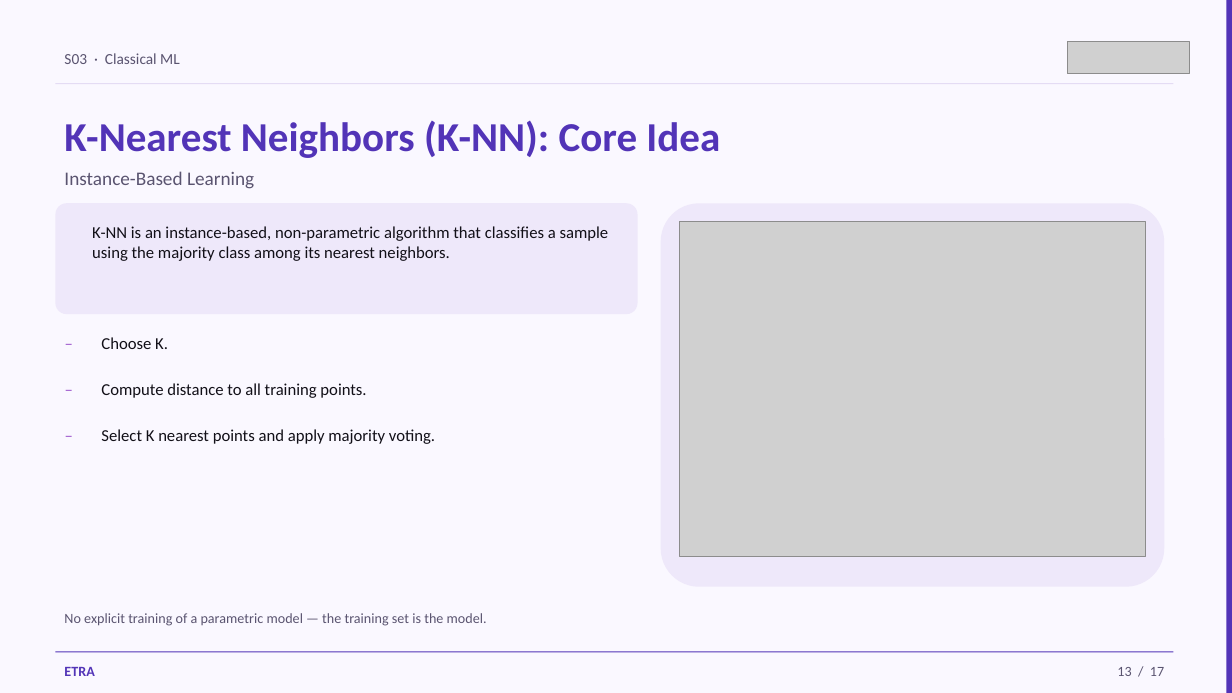
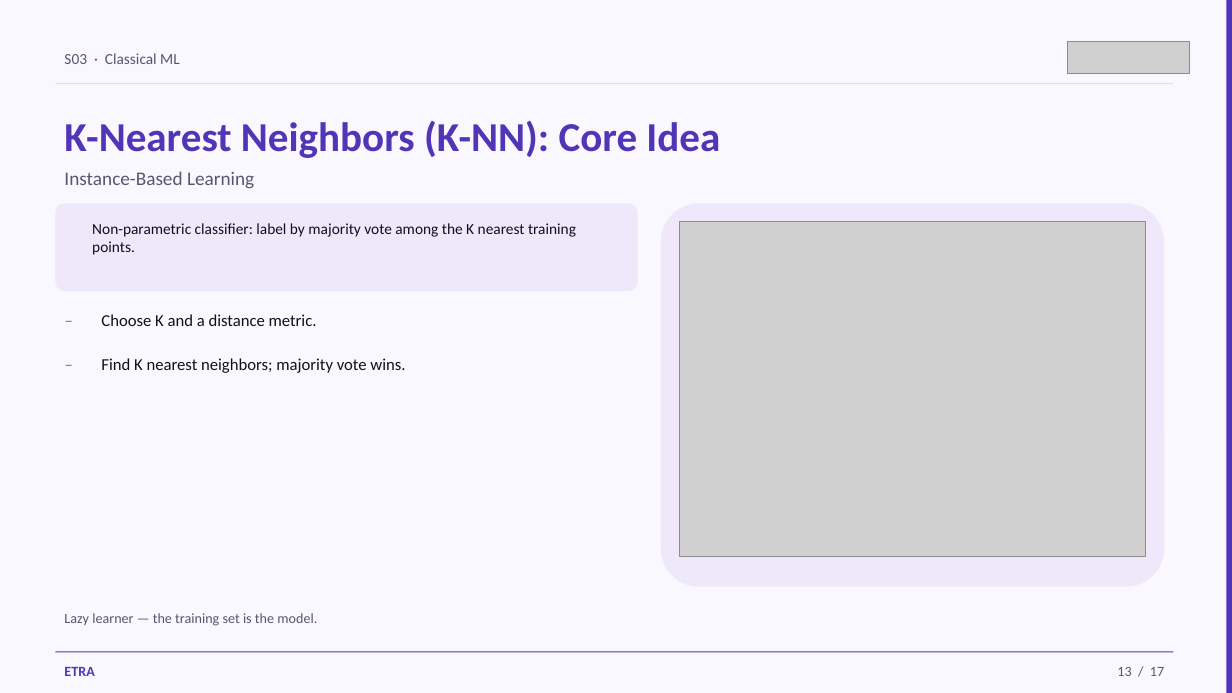
Before and after one commit to iksasa15/AI-ML, a slide deck: slide 13 of web-presentation/pdf-exports/Week1-Session3-Classification-Basics.pptx. Drawn at 1232x693 pixels with LibreOffice and Linux fonts; fonts in the diff are those of the drawing; grey boxes stand for pictures. Boxes give left, top, right and bottom in pixels: in the first picture for what was removed or moved away, otherwise in the second. Text is boxed around its words. In the diff, an @@ line names an element or a change of style, - is before the commit and + after.

Commit message:
feat: update Week 1, Session 3 PowerPoint content by refining definitions and enhancing clarity in explanations for improved educational effectiveness

```diff
--- a/web-presentation/pdf-exports/Week1-Session3-Classification-Basics.pptx
+++ b/web-presentation/pdf-exports/Week1-Session3-Classification-Basics.pptx
@@ rounded rectangle: place and size @@
-rounded rectangle at (55, 203, 638, 314)
+rounded rectangle at (55, 203, 638, 291)
@@ text at (92, 223, 576, 255): text changed; size 13 to 12 pt @@
-K-NN is an instance-based, non-parametric algorithm that classifies a sample using the majority class among its nearest neighbors.
+Non-parametric classifier: label by majority vote among the K nearest training points.
@@ text "–": place and size @@
-text "–" at (55, 374, 88, 413)
+text "–" at (55, 305, 88, 342)
@@ text at (101, 314, 317, 326): text changed @@
-Choose K.
+Choose K and a distance metric.
@@ text "–": place and size @@
-text "–" at (55, 328, 88, 367)
+text "–" at (55, 349, 88, 386)
@@ text at (101, 358, 405, 373): text changed @@
-Select K nearest points and apply majority voting.
+Find K nearest neighbors; majority vote wins.
@@ text removed at (101, 383, 366, 398) @@
-Compute distance to all training points.
@@ text removed at (55, 421, 88, 459) @@
-–
@@ text at (64, 613, 317, 626): text changed @@
-No explicit training of a parametric model — the training set is the model.
+Lazy learner — the training set is the model.
```
Also in this commit, not shown: 11 other slides changed, 2 slides added, 2 slides removed, 4 other files.
